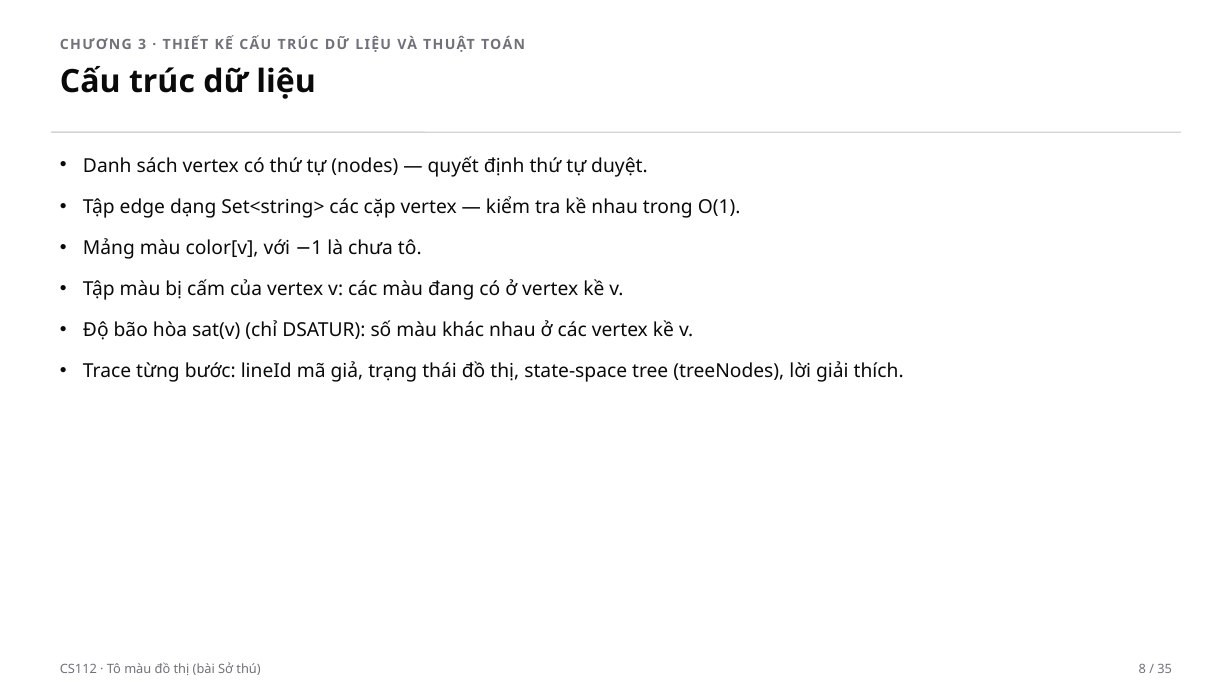
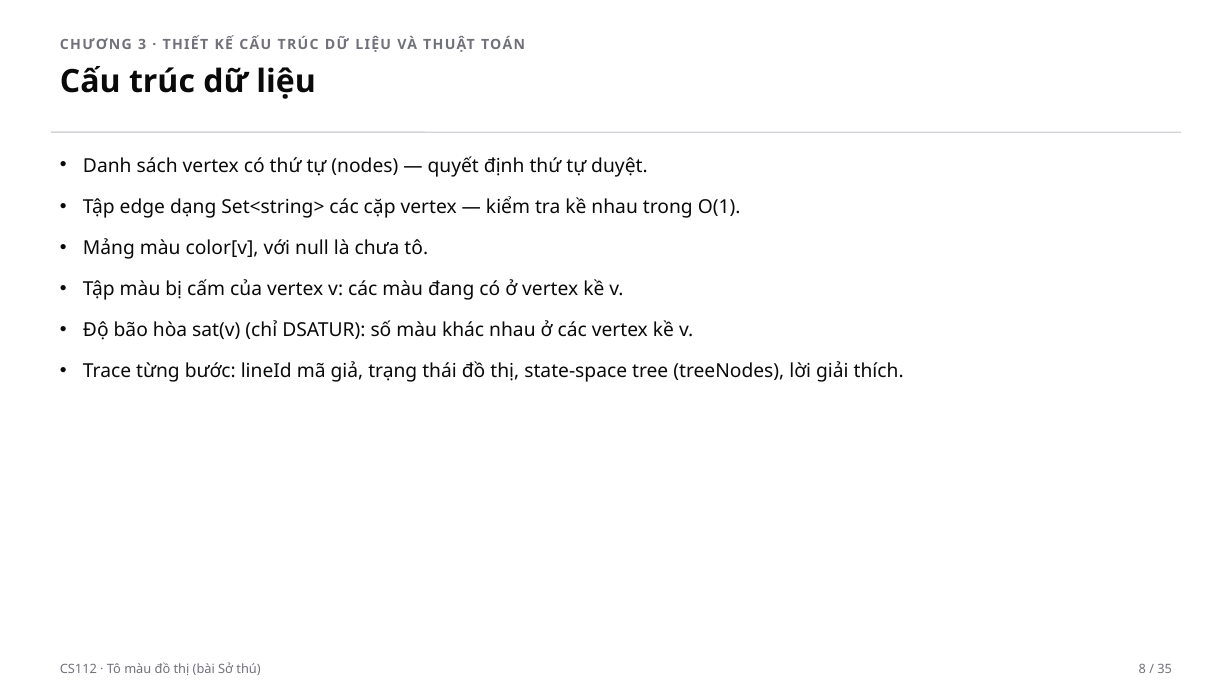
Before and after one commit to tkhieu/algorithm-visualizer, a slide deck: slide 8 of presentation/algorithm-visualizer-video.pptx. Drawn at 1232x693 pixels with LibreOffice and Linux fonts; fonts in the diff are those of the drawing. Boxes give left, top, right and bottom in pixels: in the first picture for what was removed or moved away, otherwise in the second. Text is boxed around its words. In the diff, an @@ line names an element or a change of style, - is before the commit and + after.

```diff
--- a/presentation/algorithm-visualizer-video.pptx
+++ b/presentation/algorithm-visualizer-video.pptx
@@ text at <box>83,238,428,259</box>: text changed @@
-• Mảng màu color[v], với −1 là chưa tô.
+• Mảng màu color[v], với null là chưa tô.
```
Also in this commit, not shown: 4 other slides changed, 4 other files.
